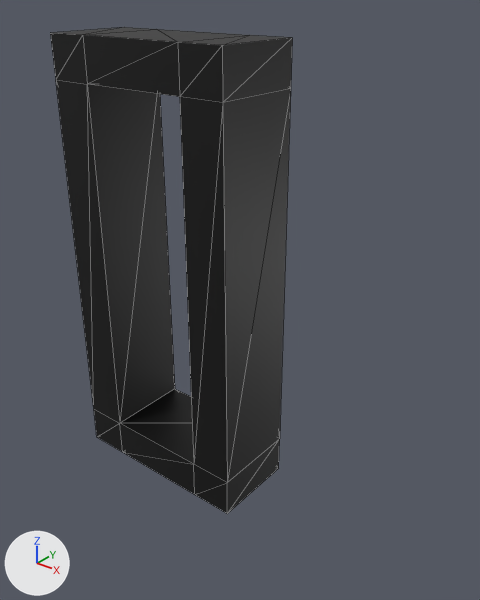
One commit to the COLLADA model my_gazebo/meshes/l-2.dae: the scene before it, then after it.
Before and after are seen from a camera (50 mm lens) standing at (0.0969, -0.0984, 0.06) and looking at (0.0169, 0.0016, -0.002). Arrows for +X, +Y and +Z are at lower left; the lights stay in place. Mesh edges are drawn as thin lines. Where no turn or scale is listed for an object, it has been applied to the vertices.
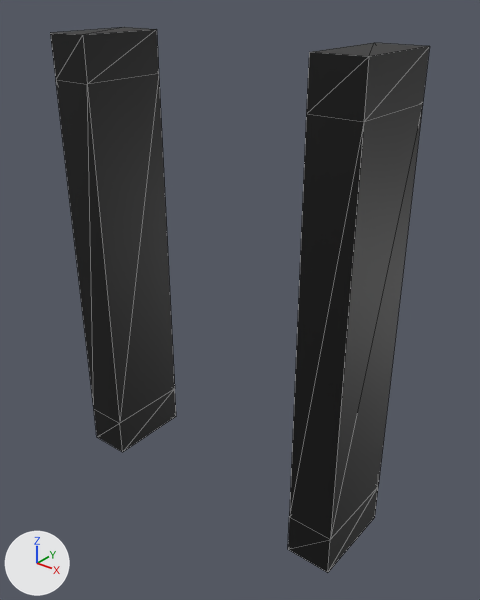
The newer file is also turned or shifted as a whole; pictures and numbers use the older file's frame.

What changed in the scene script:
```text
Change me_cube:
    used by ob_cube; location = (0.0, 0.0, 0.0)
    remove me_cube.from_pydata(...)  # 32 vertices, 64 faces; spans x -0.0225..0.0225, y -0.01..0.01, z -0.05..0.05
    add me_cube.from_pydata(...)  # 32 vertices, 56 faces; spans x -0.0225..0.0492, y -0.01..0.01, z -0.05..0.05
    me_cube part 1: a new loose piece of 16 vertices spanning x 0.0393..0.0492, y -0.01..0.01, z -0.05..0.05, in mat_material (black #000000)
    me_cube part 2
    16 vertices are removed from x 0.0125..0.0225, y -0.01..0.01, z -0.05..0.05
    40 faces are deleted
    4 new faces join them
```

Pixel boxes (x1, y1, x2, y2) of what changed, in the pictures (480 x 600 px):
'Cube', reshaped (57% wider, 12% taller)
    before: (50, 27, 292, 514)
    after: (50, 27, 430, 573)
part 1 of me_cube, added (black)
    after: (288, 43, 430, 573)
part 2 of me_cube, cut back
    before: (83, 29, 292, 514)
    after: (83, 29, 176, 452)
